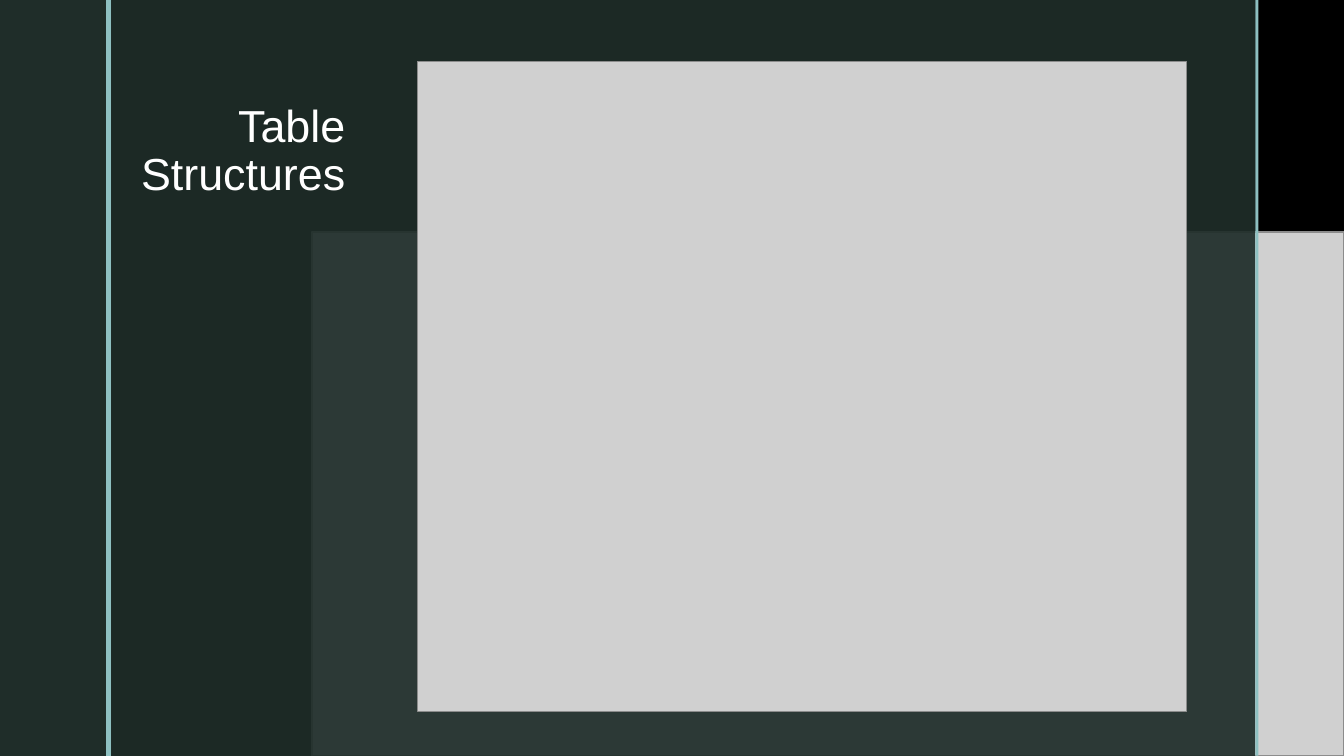
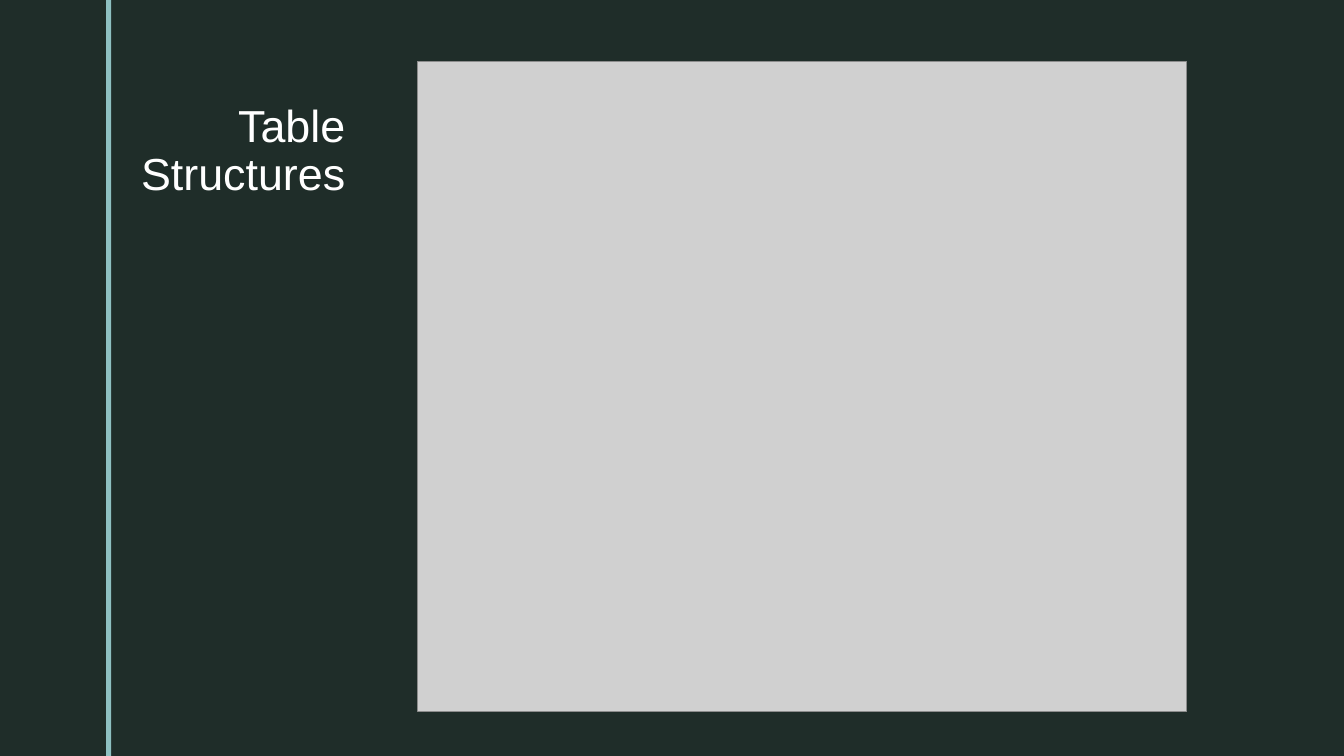
Before and after one commit to Trivon-Paul/Gym, a slide deck: slide 5 of CS460 Project 1.pptx. Drawn at 1344x756 pixels with LibreOffice and Linux fonts; fonts in the diff are those of the drawing; grey boxes stand for pictures; background and template pictures are left out. Boxes give left, top, right and bottom in pixels: in the first picture for what was removed or moved away, otherwise in the second. Text is boxed around its words. In the diff, an @@ line names an element or a change of style, - is before the commit and + after.

```diff
--- a/CS460 Project 1.pptx
+++ b/CS460 Project 1.pptx
@@ rectangle removed at bbox=[0, 0, 1344, 755] @@
@@ rectangle removed at bbox=[112, 0, 1255, 755] @@
@@ rectangle removed at bbox=[1255, 0, 1258, 755] @@
@@ picture removed at bbox=[312, 233, 1344, 756] @@
```
Also in this commit, not shown: 9 other slides changed, 10 slides added, 6 slides removed.
